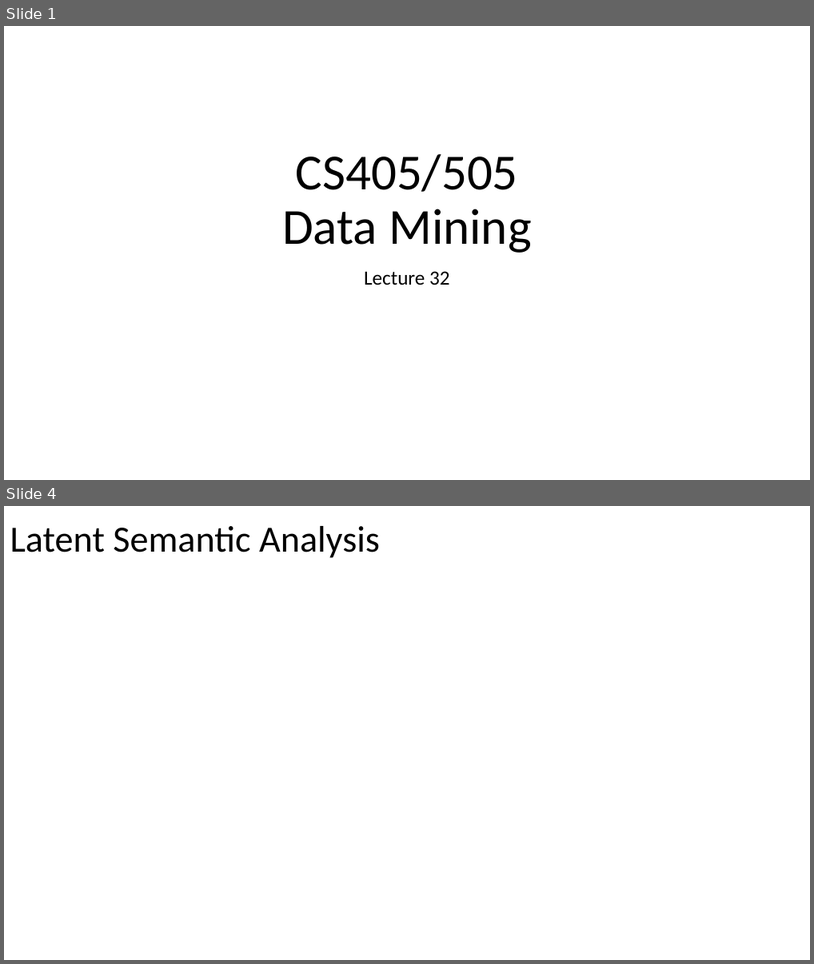
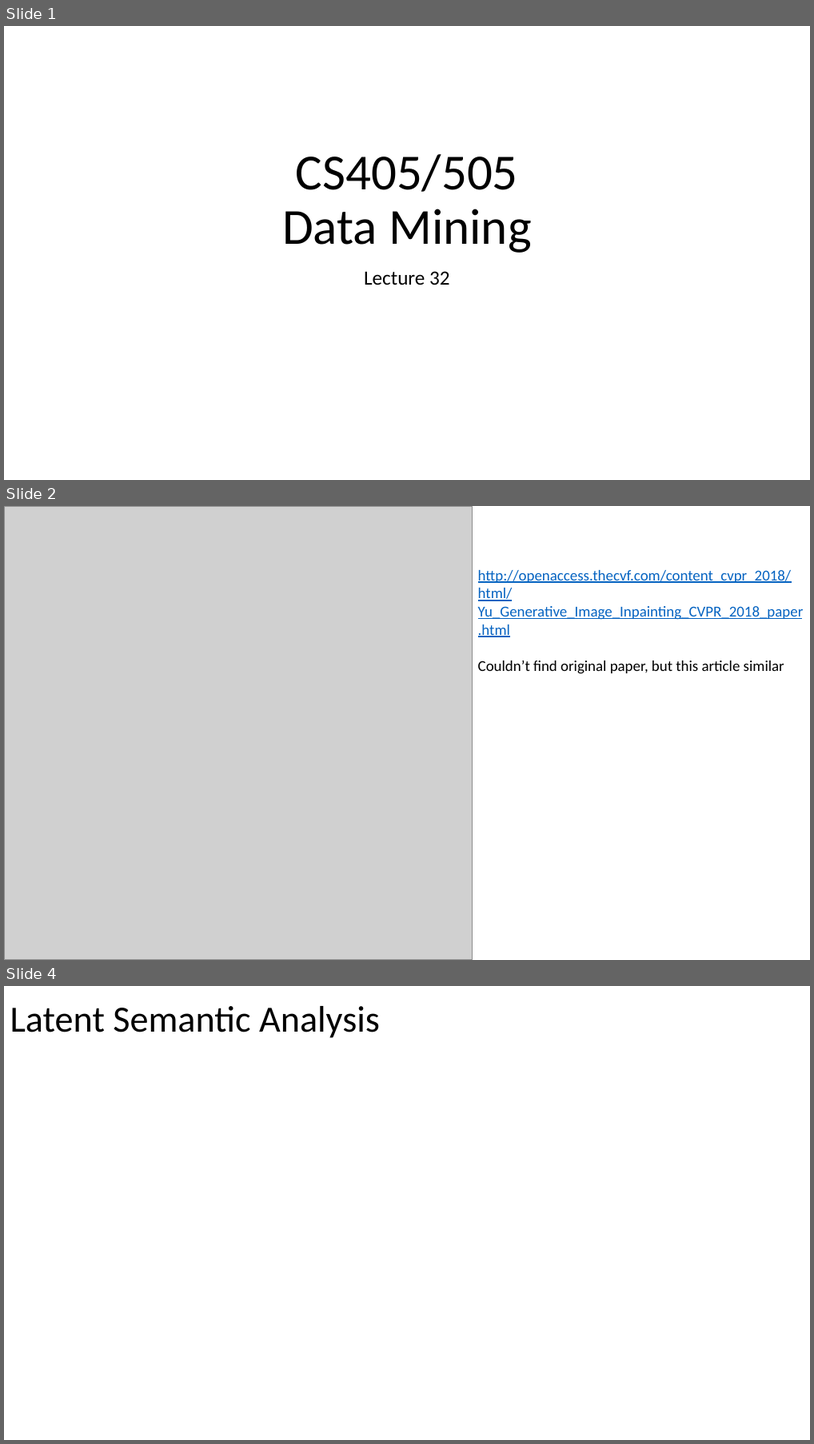
Before and after one commit to russellu/cs405, a slide deck: Lecture_32.pptx. Shown one above the other, each under a label of ours: slides 1 and 4 before the commit, slides 1, 2 and 4 after it; the slides between them are not shown. The pictures are 814x964 and 814x1444 pixels, drawn with LibreOffice and Linux fonts; fonts in the diff are those of the drawing; grey boxes stand for pictures; background and template pictures are left out. Boxes give left, top, right and bottom in pixels: in the first picture for what was removed or moved away, otherwise in the second. Text is boxed around its words. In the diff, an @@ line names an element or a change of style, - is before the commit and + after.

```diff
--- a/Lecture_32.pptx
+++ b/Lecture_32.pptx
@@ slide 2 added at (4, 506, 810, 960), background #FFFFFF @@
@@ picture added at (4, 506, 472, 959) @@
@@ text added at (478, 570, 804, 674), 18 pt, text #0563C1, underline @@
+http://openaccess.thecvf.com/content_cvpr_2018/html/Yu_Generative_Image_Inpainting_CVPR_2018_paper.html
+Couldn’t find original paper, but this article similar
```
Also in this commit, not shown: 3 slides changed, 8 other slides added, 10 slides removed, 1 other file.
